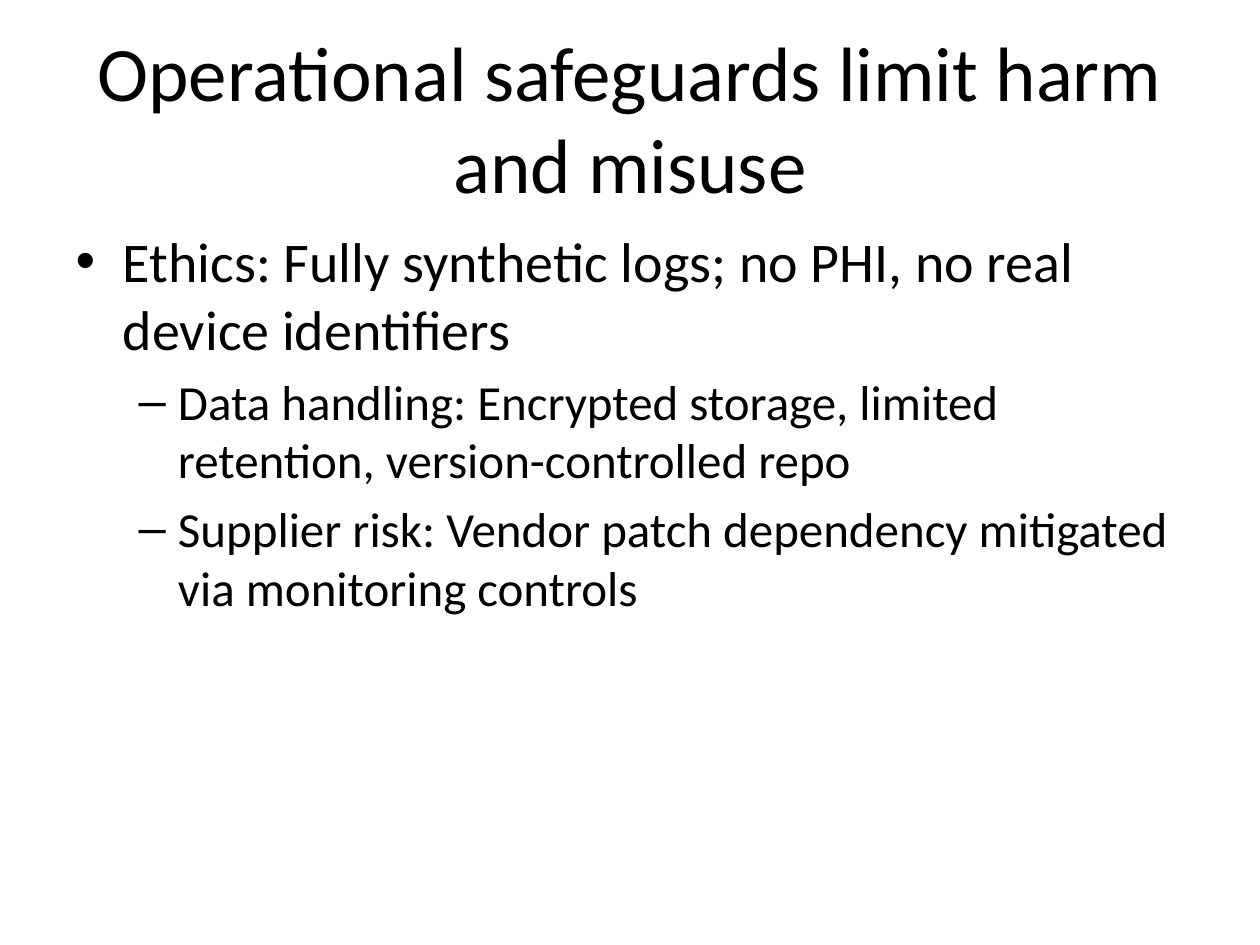
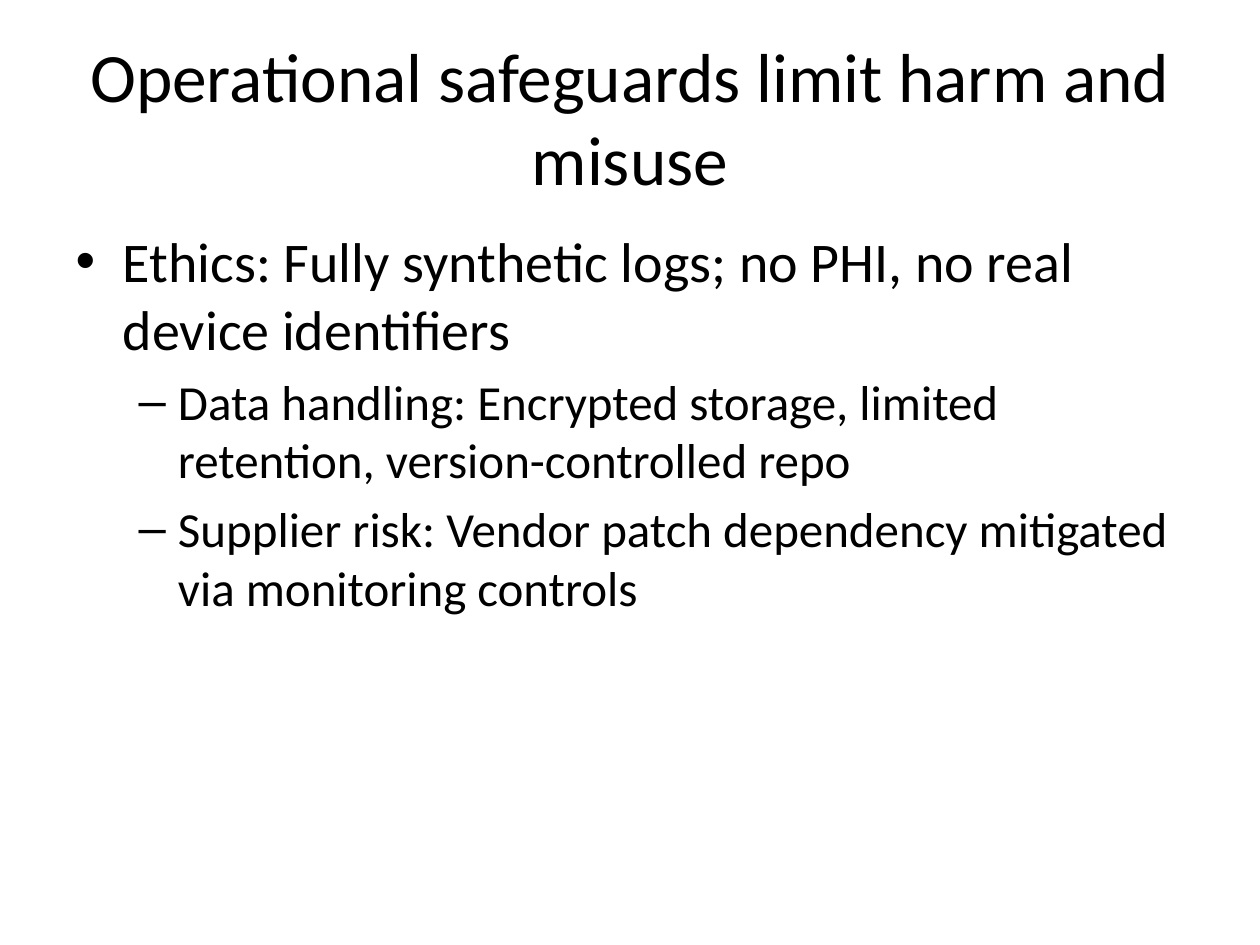
Before and after one commit to Abdi6191/capstone-reproducibility-, a slide deck: slide 6 of docs/pitch/week13_pitch.pptx. Drawn at 1260x945 pixels with LibreOffice and Linux fonts; fonts in the diff are those of the drawing. Boxes give left, top, right and bottom in pixels: in the first picture for what was removed or moved away, otherwise in the second. Text is boxed around its words. In the diff, an @@ line names an element or a change of style, - is before the commit and + after.

```diff
--- a/docs/pitch/week13_pitch.pptx
+++ b/docs/pitch/week13_pitch.pptx
@@ title "Operational safeguards limit harm and ..." at [90, 54, 1169, 186]: size 44 to 39.6 pt @@
```
Also in this commit, not shown: 7 other slides changed.
